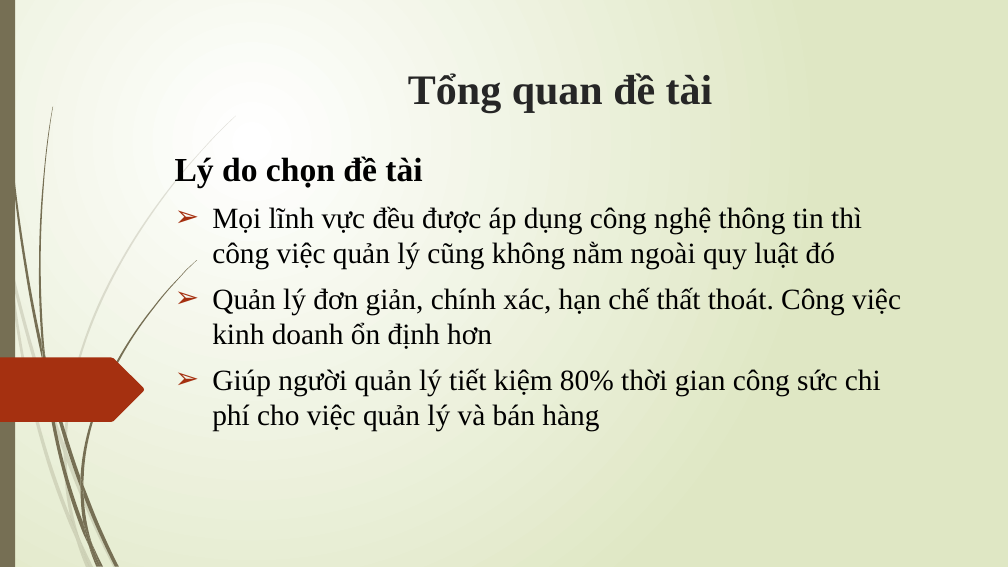
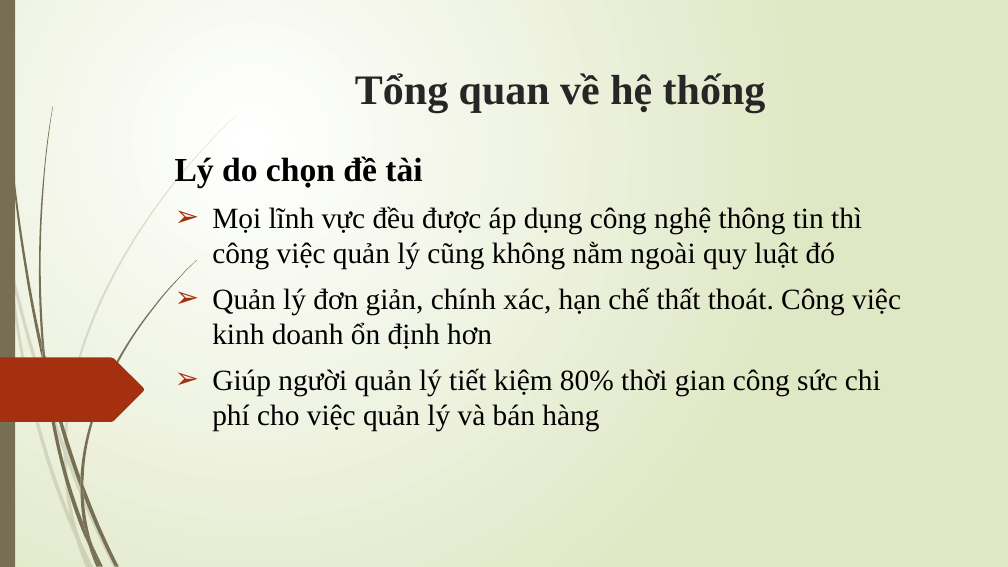
Before and after one commit to namtv1996/QuanLySieuThi, a slide deck: slide 3 of BAO CAO/SLIDE Báo cáo đồ án tốt nghiệp.pptx. Drawn at 1008x567 pixels with LibreOffice and Linux fonts; fonts in the diff are those of the drawing. Boxes give left, top, right and bottom in pixels: in the first picture for what was removed or moved away, otherwise in the second. Text is boxed around its words. In the diff, an @@ line names an element or a change of style, - is before the commit and + after.

```diff
--- a/BAO CAO/SLIDE Báo cáo đồ án tốt nghiệp.pptx
+++ b/BAO CAO/SLIDE Báo cáo đồ án tốt nghiệp.pptx
@@ title at (355,73,766,112): text changed @@
-Tổng quan đề tài
+Tổng quan về hệ thống
```
Also in this commit, not shown: 8 other slides changed, 1 slide added, 2 slides removed.
